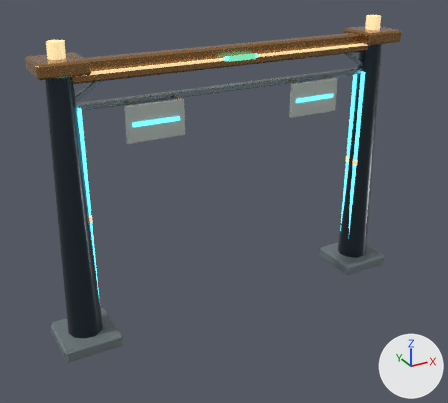
The Blender file assets/system-world/production/aurago-world-2.blend, before and after one commit.
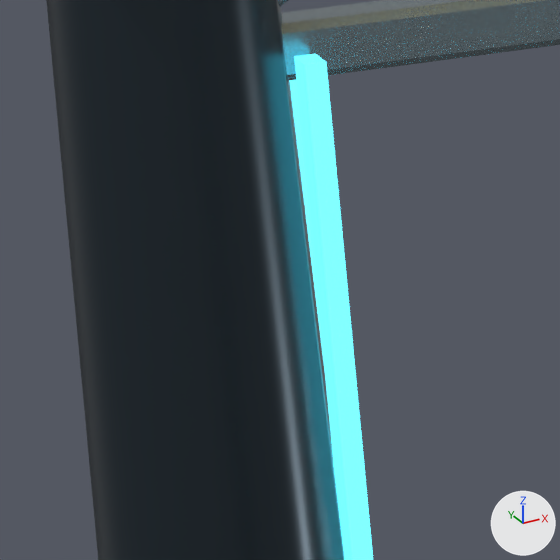
There are two pictures of each version: one from a 50 mm camera at (-7.75, 98.45, 9.87) aimed at (5.59, 122.71, -2.26), one close up on the part from 9% to 25% of the width and 25% to 42% of the height. Lighting does not change. The marker at lower right points along +X, +Y and +Z. The older version's two pictures come first.

Names of what the first close-up shows: 'structure.035'.
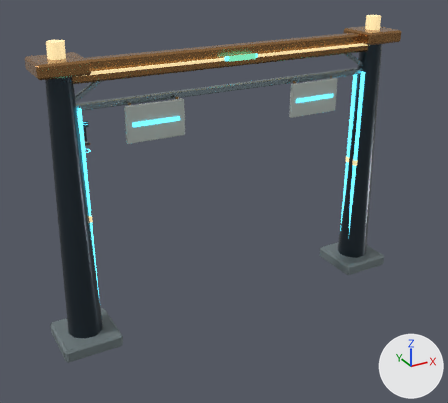
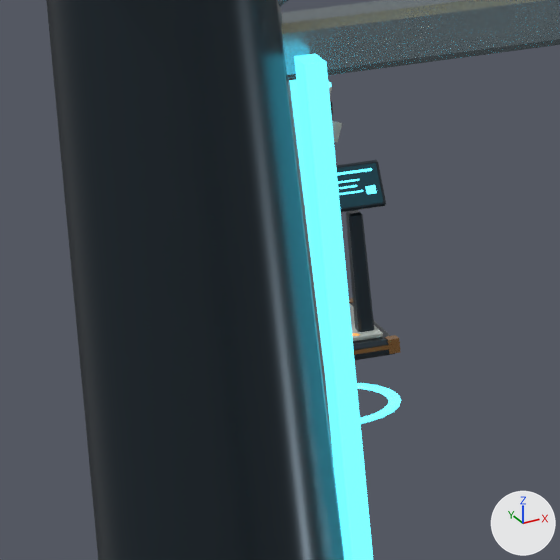
What changed in the scene script:
```text
Add me_hover_pack_pack:
    me_hover_pack_pack.from_pydata(...)  # 848 vertices, 614 faces; spans x -0.568..0.568, y -0.19..0.2, z -0.37..0.58
    # faces by material slot: [258, 278, 78]
    me_hover_pack_pack.materials.append(mat_city_ceramic)  # light grey #c7d0ca
    me_hover_pack_pack.materials.append(mat_city_graphite)  # dark blue #323e46
    me_hover_pack_pack.materials.append(mat_city_cyan)  # cyan #55d0e7, glowing cyan #55d0e7
Add me_hover_pack_trim:
    me_hover_pack_trim.from_pydata(...)  # 224 vertices, 208 faces; spans x -0.66..0.66, y -0.46..0.46, z 0.01..2.08
    # faces by material slot: [78, 82, 48]
    me_hover_pack_trim.materials.append(mat_city_ceramic)  # light grey #c7d0ca
    me_hover_pack_trim.materials.append(mat_city_bronze)  # brown #a87c4c
    me_hover_pack_trim.materials.append(mat_city_warm)  # orange #d38e45, glowing orange #d38e45
Add me_hover_pack_kiosk:
    me_hover_pack_kiosk.from_pydata(...)  # 96 vertices, 88 faces; spans x 0.32..0.68, y -0.362..-0.219, z 0.12..1.175
    # faces by material slot: [52, 6, 30]
    me_hover_pack_kiosk.materials.append(mat_city_graphite)  # dark blue #323e46
    me_hover_pack_kiosk.materials.append(mat_city_glass)  # dark cyan #2c5969
    me_hover_pack_kiosk.materials.append(mat_city_cyan)  # cyan #55d0e7, glowing cyan #55d0e7
Add me_hover_pack_structure:
    me_hover_pack_structure.from_pydata(...)  # 570 vertices, 508 faces; spans x -0.65..0.65, y -1.6..0.46, z 0.0..2.02
    # faces by material slot: [168, 232, 108]
    me_hover_pack_structure.materials.append(mat_city_graphite)  # dark blue #323e46
    me_hover_pack_structure.materials.append(mat_city_titanium)  # grey #90a2aa
    me_hover_pack_structure.materials.append(mat_city_cyan)  # cyan #55d0e7, glowing cyan #55d0e7
Add ob_pack:
    ob_pack = bpy.data.objects.new('pack', me_hover_pack_pack)
    ob_pack.parent = ob_hover_pack_lod0
    ob_pack.location = (0.0, 0.06, 1.42)
Add ob_hover_pack_lod0:
    ob_hover_pack_lod0 = bpy.data.objects.new('hover-pack.lod0', None)
    ob_hover_pack_lod0.location = (0.0, 128.0, 0.0)
Add ob_trim:
    ob_trim = bpy.data.objects.new('trim', me_hover_pack_trim)
    ob_trim.parent = ob_hover_pack_lod0
    ob_trim.location = (0.0, 0.0, 0.0)
Add ob_kiosk:
    ob_kiosk = bpy.data.objects.new('kiosk', me_hover_pack_kiosk)
    ob_kiosk.parent = ob_hover_pack_lod0
    ob_kiosk.location = (0.0, 0.0, 0.0)
Add ob_structure_040:
    ob_structure_040 = bpy.data.objects.new('structure.040', me_hover_pack_structure)
    ob_structure_040.parent = ob_hover_pack_lod0
    ob_structure_040.location = (0.0, 0.0, 0.0)
```

Location of each change, (x1, y1, x2, y2) in pixels of the close-ups (560 x 560 px):
'kiosk', added
    after: (336, 160, 386, 332)
    faces in mat_city_graphite (dark blue #323e46): (336, 160, 386, 332)
    faces in mat_city_glass (dark cyan #2c5969): (337, 163, 383, 209)
    faces in mat_city_cyan (cyan #55d0e7, glowing cyan #55d0e7): (337, 168, 377, 195)
'structure.040', added
    after: (350, 303, 401, 424)
    faces in mat_city_cyan (cyan #55d0e7, glowing cyan #55d0e7): (357, 383, 401, 424)
    faces in mat_city_graphite (dark blue #323e46): (350, 303, 395, 360)
'trim', added
    after: (349, 298, 400, 355)
    faces in mat_city_bronze (brown #a87c4c): (349, 298, 400, 355)
    faces in mat_city_ceramic (light grey #c7d0ca): (349, 303, 383, 342)
'pack', added (mostly hidden)
    after: (328, 82, 342, 142)
    faces in mat_city_ceramic (light grey #c7d0ca): (329, 84, 342, 142)
